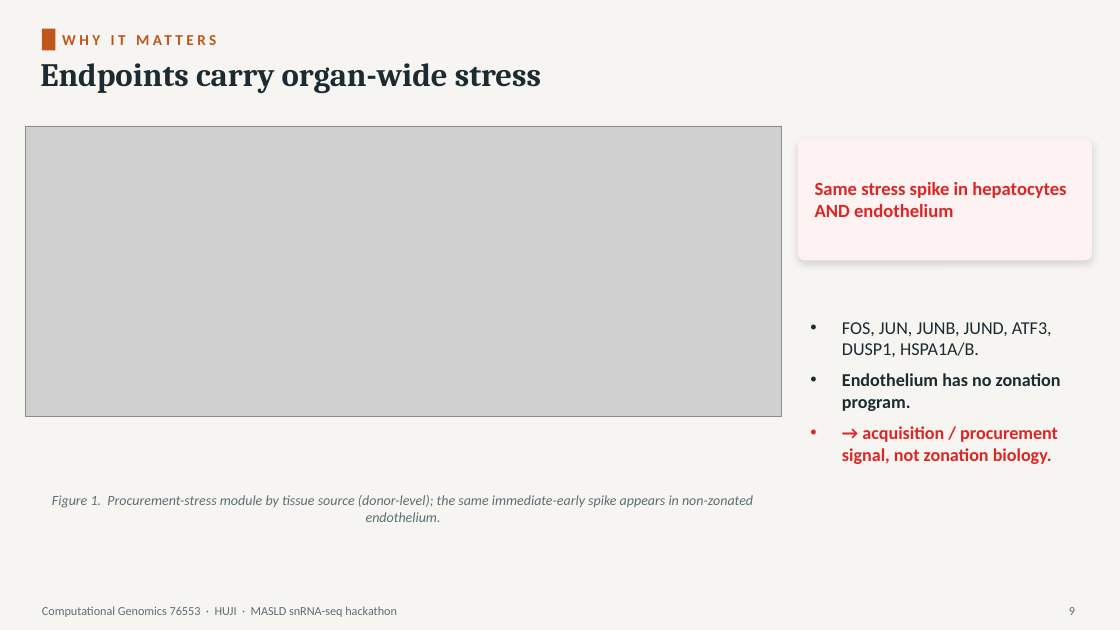
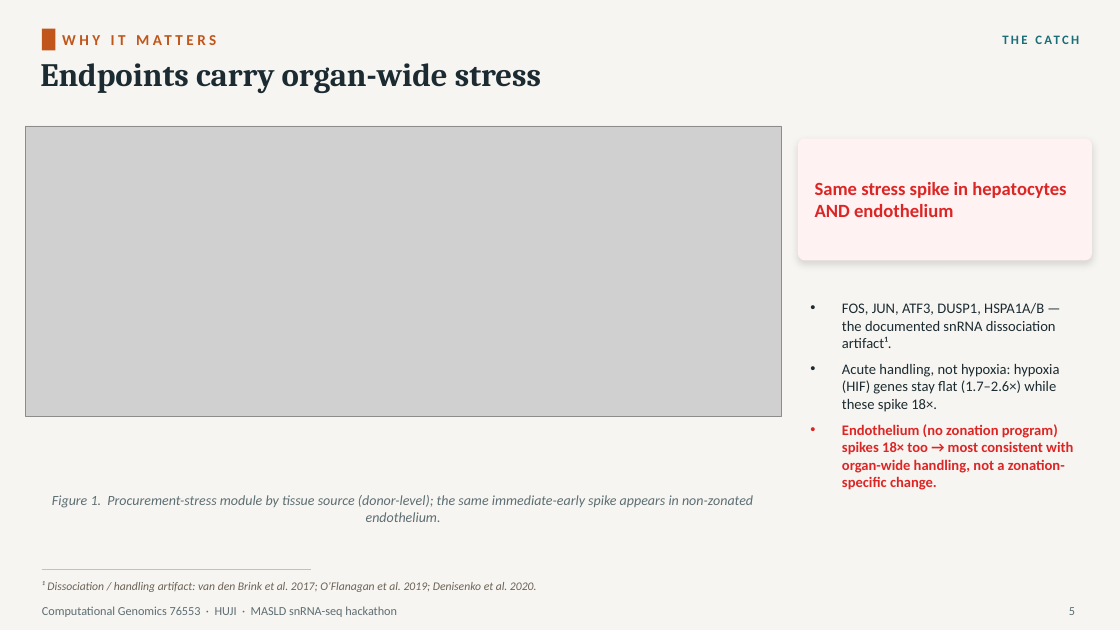
Before and after one commit to roeetekoah/liver-zonation, a slide deck: slide 5 of presentation/MASLD_zonation.pptx (slide 9 before the commit). Drawn at 1120x630 pixels with LibreOffice and Linux fonts; fonts in the diff are those of the drawing; grey boxes stand for pictures. Boxes give left, top, right and bottom in pixels: in the first picture for what was removed or moved away, otherwise in the second. Text is boxed around its words. In the diff, an @@ line names an element or a change of style, - is before the commit and + after.

```diff
--- a/presentation/MASLD_zonation.pptx
+++ b/presentation/MASLD_zonation.pptx
@@ text "WHY IT MATTERS" rewrapped from <box>62,25,1070,55</box> to <box>62,25,785,55</box> @@
@@ text added at <box>790,27,1080,52</box>, 11 pt, text #1B6E78, bold @@
+THE CATCH
@@ text at <box>842,303,1073,490</box>: text changed; size 15.5 to 12.5 pt; bold off @@
-• FOS, JUN, JUNB, JUND, ATF3, DUSP1, HSPA1A/B.
-• Endothelium has no zonation program.
-• → acquisition / procurement signal, not zonation biology.
+• FOS, JUN, ATF3, DUSP1, HSPA1A/B — the documented snRNA dissociation artifact¹.
+• Acute handling, not hypoxia: hypoxia (HIF) genes stay flat (1.7–2.6×) while these spike 18×.
+• Endothelium (no zonation program) spikes 18× too → most consistent with organ-wide handling, not a zonation-specific change.
@@ line added from (42, 570) to (311, 570), #C9C0B2 0.75 pt @@
@@ text added at <box>42,581,537,592</box>, 10 pt, text #6B6256, italic @@
+¹ Dissociation / handling artifact: van den Brink et al. 2017; O’Flanagan et al. 2019; Denisenko et al. 2020.
```
Also in this commit, not shown: 17 other slides changed, 6 slides added, 4 slides removed, 21 other files.
